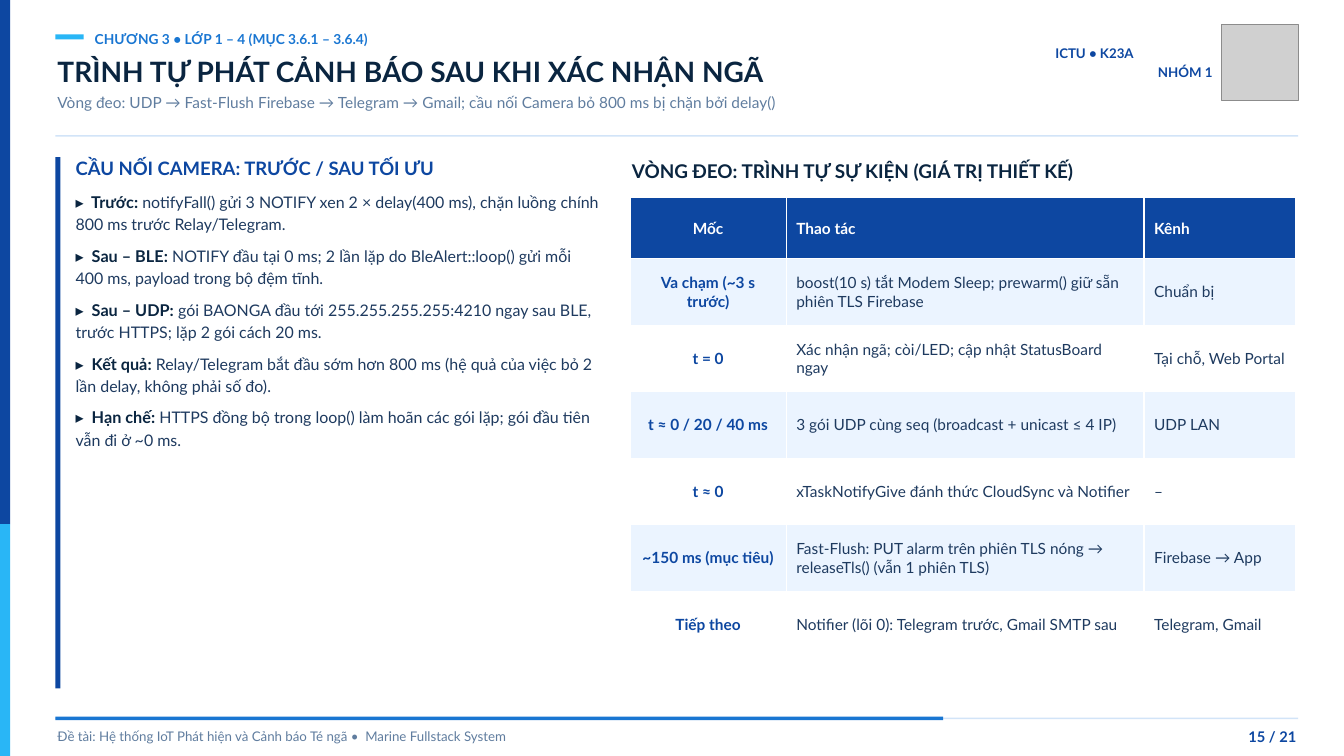
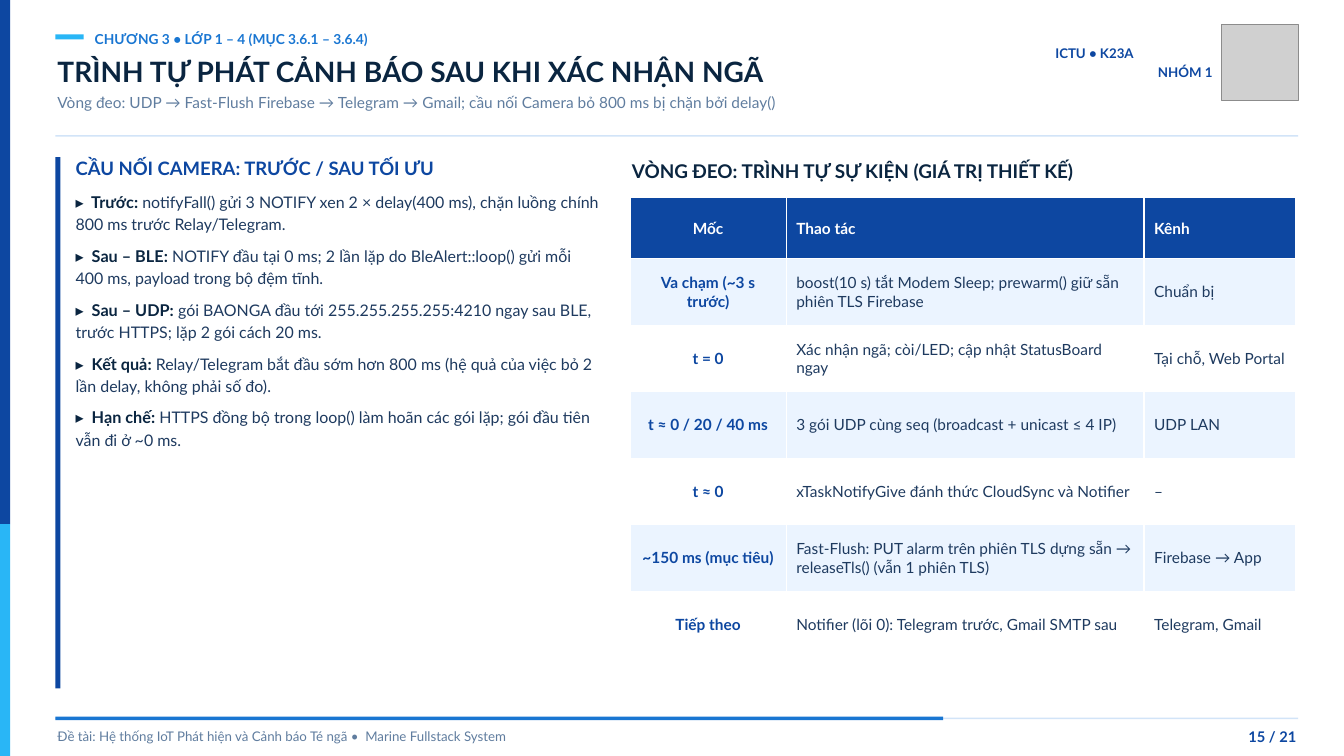
Before and after one commit to twhunq/Fall-Detect, a slide deck: slide 15 of docs/reports/Slide_Thuyet_Trinh_Nhom_1.pptx. Drawn at 1344x756 pixels with LibreOffice and Linux fonts; fonts in the diff are those of the drawing; grey boxes stand for pictures. Boxes give left, top, right and bottom in pixels: in the first picture for what was removed or moved away, otherwise in the second. Text is boxed around its words. In the diff, an @@ line names an element or a change of style, - is before the commit and + after.

```diff
--- a/docs/reports/Slide_Thuyet_Trinh_Nhom_1.pptx
+++ b/docs/reports/Slide_Thuyet_Trinh_Nhom_1.pptx
@@ table at <box>630,198,1296,658</box> @@
-row 6, column 2: Fast-Flush: PUT alarm trên phiên TLS nóng → releaseTls() (vẫn 1 phiên TLS)
+row 6, column 2: Fast-Flush: PUT alarm trên phiên TLS dựng sẵn → releaseTls() (vẫn 1 phiên TLS)
```
Also in this commit, not shown: 7 other slides changed, 5 other files.
